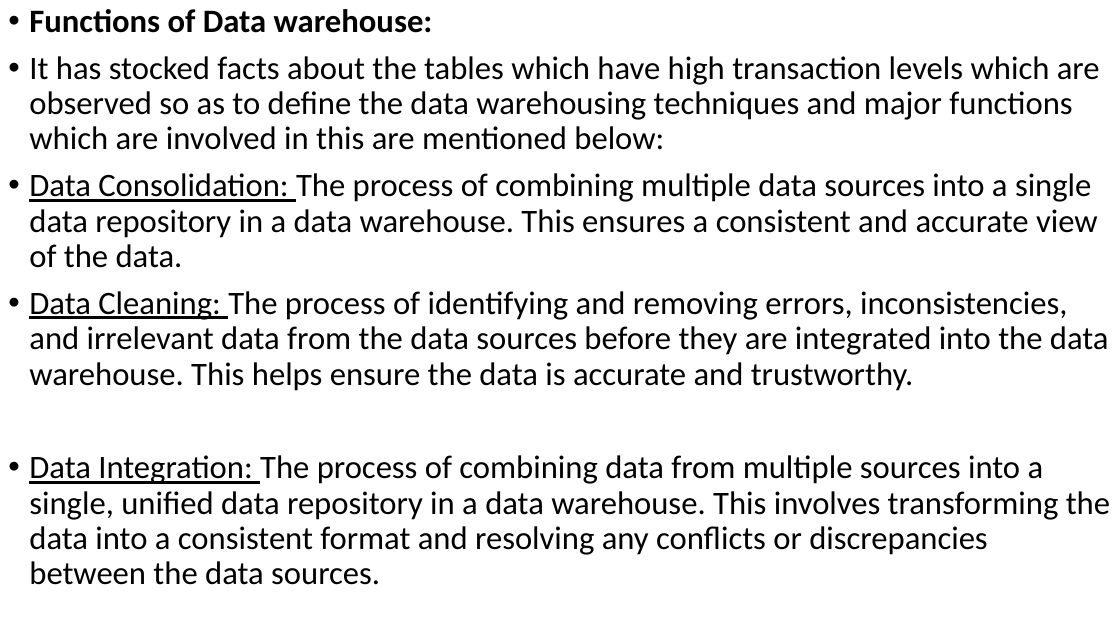
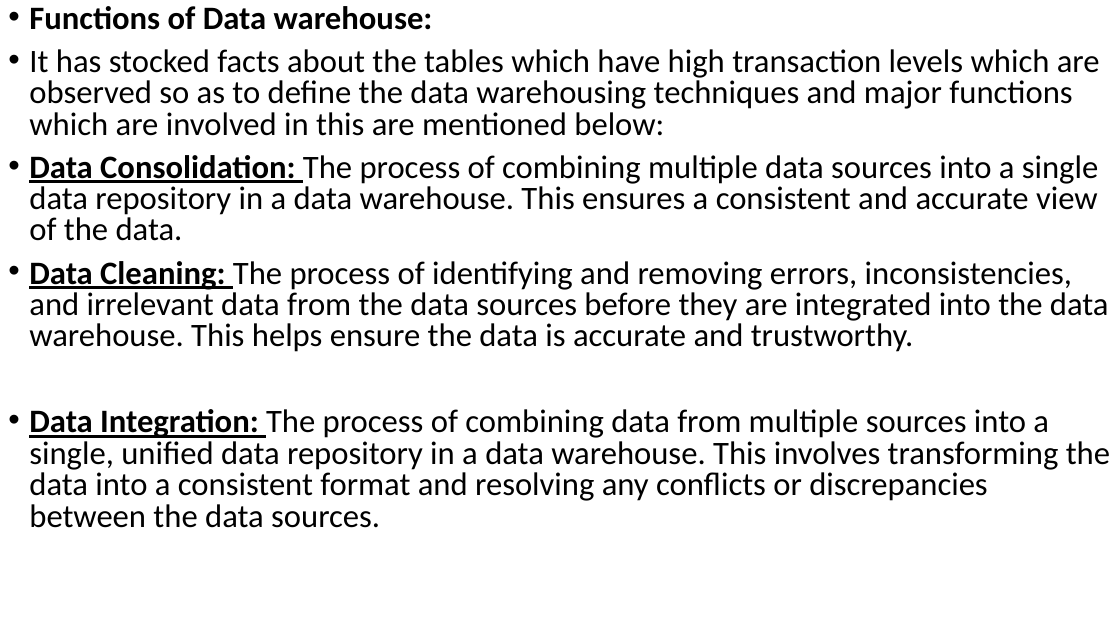
Before and after one commit to Mrcoderv/BCA-UnlimateNote-New, a slide deck: slide 8 of 6th Sem/Data mining and warehouse/Unit_1_new.pptx. Drawn at 1120x630 pixels with LibreOffice and Linux fonts; fonts in the diff are those of the drawing. Boxes give left, top, right and bottom in pixels: in the first picture for what was removed or moved away, otherwise in the second. Text is boxed around its words. In the diff, an @@ line names an element or a change of style, - is before the commit and + after.

```diff
--- a/6th Sem/Data mining and warehouse/Unit_1_new.pptx
+++ b/6th Sem/Data mining and warehouse/Unit_1_new.pptx
@@ text "Functions of Data warehouse:" at bbox=[29, 6, 1110, 528]: bold on in "Data Consolidation:", "Data Cleaning:", "Data Integration:"; line spacing 0.9 to 0.8 @@
```
Also in this commit, not shown: 1 other slide changed, 24 other files.
